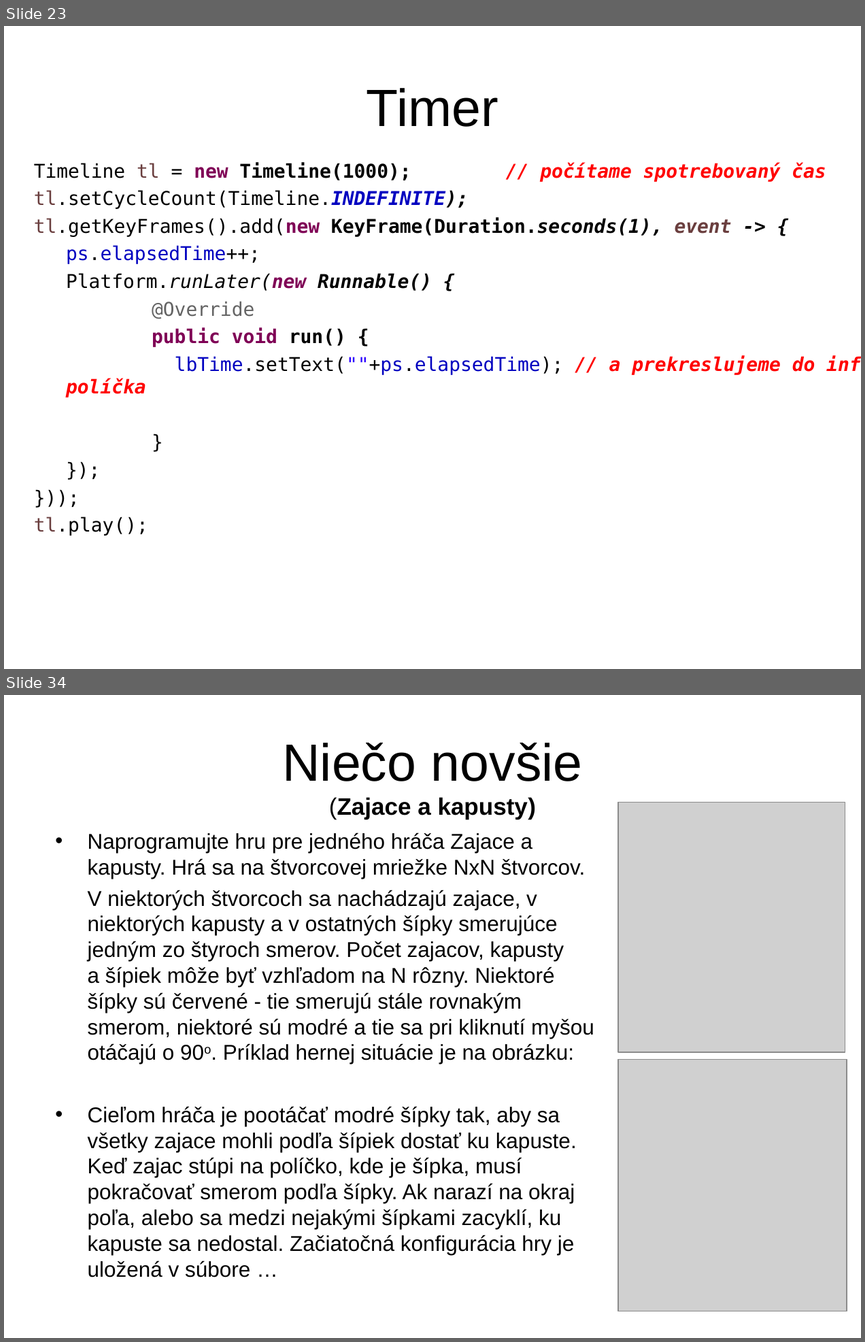
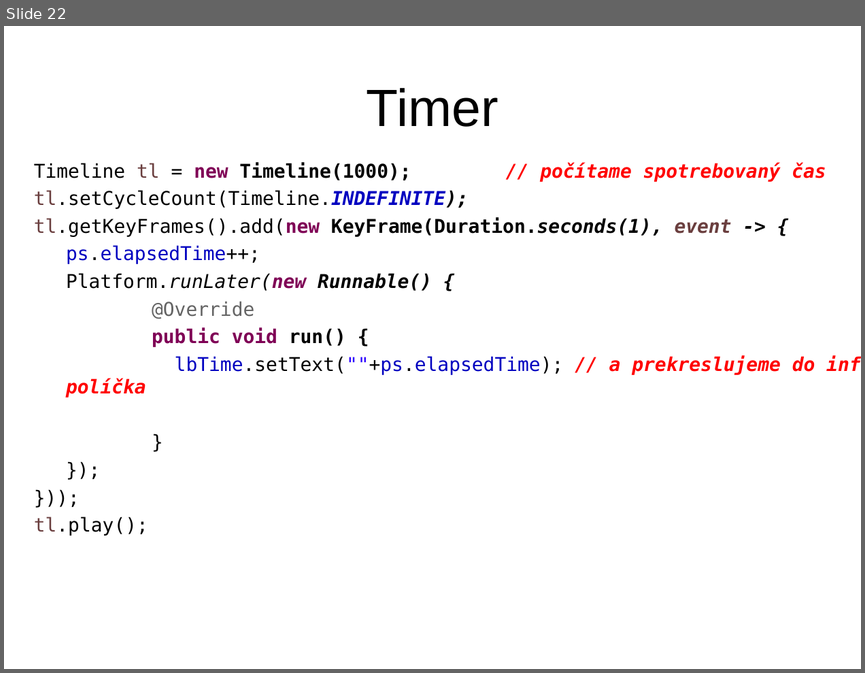
Before and after one commit to Programovanie4/Prednasky, a slide deck: 12/12_java.ppt. Shown one above the other, each under a label of ours: slides 23 and 34 before the commit, slide 22 after it; the slides between them are not shown. The pictures are 865x1342 and 865x673 pixels, drawn with LibreOffice and Linux fonts; fonts in the diff are those of the drawing; grey boxes stand for pictures. Boxes give left, top, right and bottom in pixels: in the first picture for what was removed or moved away, otherwise in the second. Text is boxed around its words. In the diff, an @@ line names an element or a change of style, - is before the commit and + after.

```diff
--- a/12/12_java.ppt
+++ b/12/12_java.ppt
@@ slide 34 removed at bbox=[4, 695, 861, 1338], background #FFFFFF @@
@@ title removed at bbox=[282, 743, 583, 819] @@
-Niečo novšie
-(Zajace a kapusty)
@@ picture removed at bbox=[618, 802, 845, 1052] @@
@@ text removed at bbox=[88, 832, 594, 1277] @@
-• Naprogramujte hru pre jedného hráča Zajace a kapusty. Hrá sa na štvorcovej mriežke NxN štvorcov.
-V niektorých štvorcoch sa nachádzajú zajace, v niektorých kapusty a v ostatných šípky smerujúce jedným zo štyroch smerov. Počet zajacov, kapusty a šípiek môže byť vzhľadom na N rôzny. Niektoré šípky sú červené - tie smerujú stále rovnakým smerom, niektoré sú modré a tie sa pri kliknutí myšou otáčajú o 90o. Príklad hernej situácie je na obrázku:
-• Cieľom hráča je pootáčať modré šípky tak, aby sa všetky zajace mohli podľa šípiek dostať ku kapuste. Keď zajac stúpi na políčko, kde je šípka, musí pokračovať smerom podľa šípky. Ak narazí na okraj poľa, alebo sa medzi nejakými šípkami zacyklí, ku kapuste sa nedostal. Začiatočná konfigurácia hry je uložená v súbore …
@@ picture removed at bbox=[618, 1059, 847, 1311] @@
@@ what was slide 23 is now slide 22 @@
```
Also in this commit, not shown: 6 slides changed, 7 slides added, 21 other slides removed, 5 other files.
